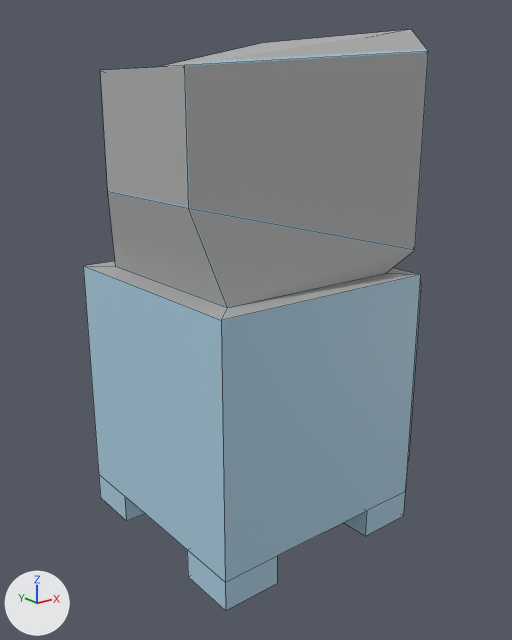
Renders of the FBX model Assets/Mesh/TVConsole.fbx from each side of a commit.
Rendered twice from a 50 mm camera at (-3.56, -4.56, 2.37) aimed at (0.05, -0.05, 0.57). The axes (+X, +Y, +Z) are drawn at lower left. The lights are the same throughout. Mesh edges are drawn as thin lines.

Before the edit, the objects in view are built like this:
```python
me_cube = bpy.data.meshes.new('Cube')
me_cube.from_pydata(...)  # 110 vertices, 98 faces; spans x -1.0..1.2, y -1.0..1.0, z -1.25..2.85
me_cube.materials.append(mat_material)  # picture img_tvconsole_png
ob_cube = bpy.data.objects.new('Cube', me_cube)
ob_cube.location = (0.0, 0.0, 0.0)
```
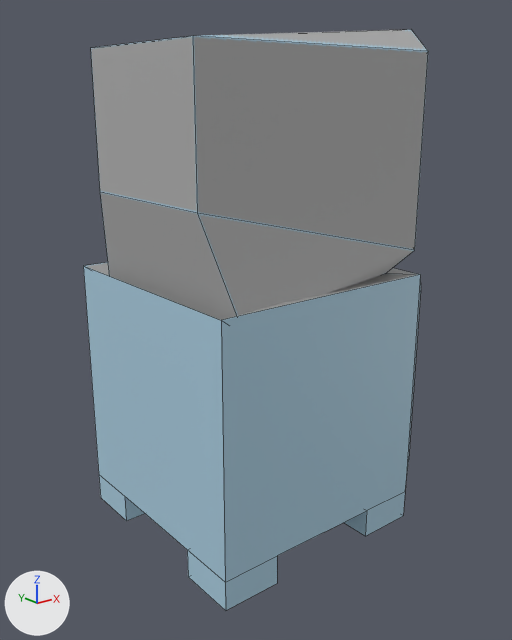
Changed parts and their boxes [x1, y1, x2, y2] in the pictures (512 x 640 px; the box of a moved part takes in the faces that stretch with it):
part 1 of me_cube, moved or reshaped
    both: [85, 29, 428, 320]

What changed in the scene script:
```text
Change me_cube:
    where me_cube.from_pydata(...)  # 110 vertices, 98 faces; spans x -1.0..1.2, y -1.0..1.0, z -1.25..2.85
    used by ob_cube; location = (0.0, 0.0, 0.0)
    me_cube part 1
    me_cube.vertices[9].co: (-0.8, -0.8, 1.0) -> (-0.78, -0.96, 0.85)  # pixel (227, 308) -> not seen
    me_cube.vertices[11].co: (-0.8, 0.8, 1.0) -> (-0.78, 0.96, 0.85)  # pixel (115, 266) -> not seen
    me_cube.vertices[13].co: (-0.94, -0.58, 1.67) -> (-0.95, -0.69, 1.65)  # pixel (188, 208) -> pixel (197, 213)
    me_cube.vertices[15].co: (-0.94, 0.58, 1.67) -> (-0.95, 0.69, 1.65)  # pixel (107, 191) -> pixel (100, 192)
    me_cube.vertices[17].co: (-0.94, -0.58, 2.57) -> (-0.95, -0.69, 2.73)  # pixel (184, 65) -> pixel (193, 35)
    me_cube.vertices[19].co: (-0.94, 0.58, 2.57) -> (-0.95, 0.69, 2.73)  # pixel (100, 70) -> pixel (90, 47)
    me_cube.vertices[21].co: (-0.9, -0.43, 2.52) -> (-0.9, -0.43, 2.73)  # not seen -> pixel (178, 38)
    me_cube.vertices[23].co: (-0.9, 0.43, 2.52) -> (-0.9, 0.43, 2.73)
```
